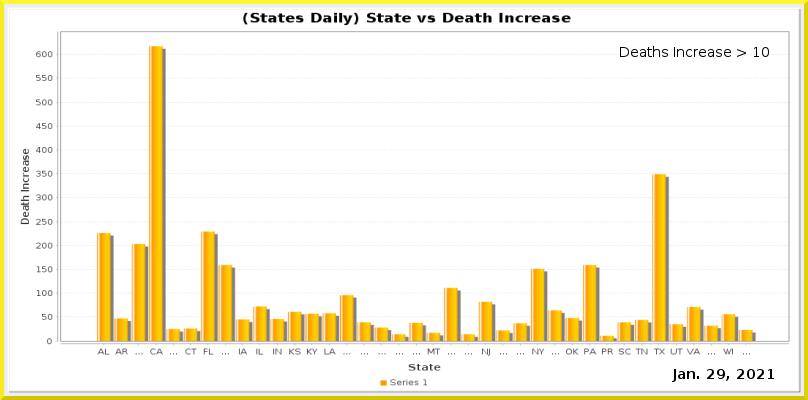
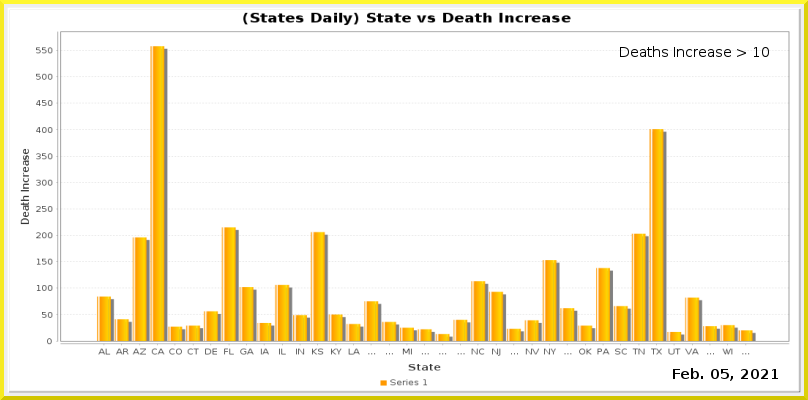
Layers edited between the first and the second 808x400 image:
painted on "Current Date" over [672, 368, 778, 382]
painted on "Date_vs_TestIncrease.png" over [36, 46, 789, 356]
